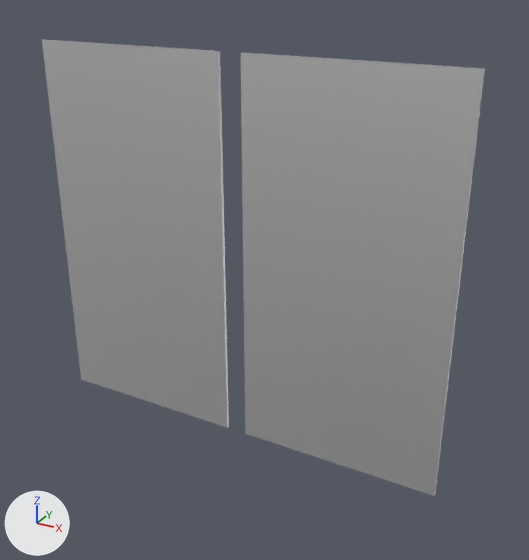
What one commit did to the glTF model asset_packs/props/Quaternius_Furniture/GLB/Window_Large2.glb.
Before and after are seen from a 50 mm lens placed at (1.36, -2.23, 1.94), pointed at (0.11, 0.04, 0.81). Every picture has the same lights, and +X, +Y and +Z are marked at lower left. The older version comes first.

Names of what the first picture shows: 'Window_Large2'.
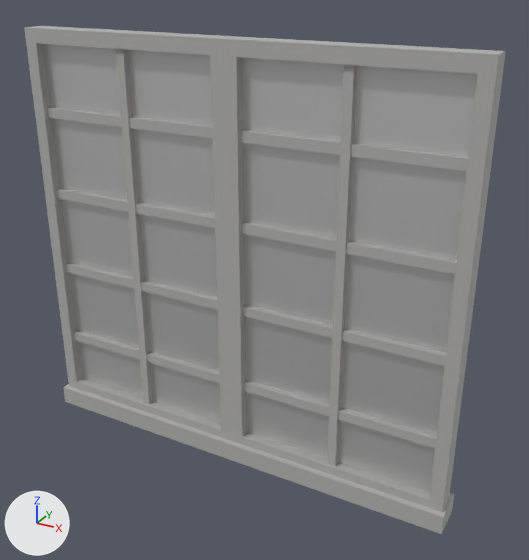
Location of each change, [x1, y1, x2, y2] in pixels of the pictures (529 x 560 px):
'Window_Large2', surface changed: [24, 26, 506, 534] in both

The edits, one by one:
In material 'White' (mat_white), alpha goes from 0.0 to 1.0.
